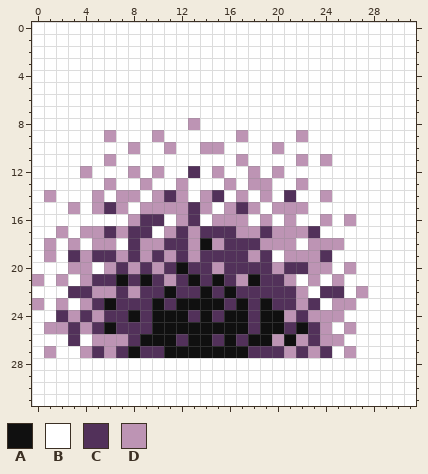
Two states of a pixel-art sprite, graphics/pokemon/gastly/back.png. This is how it looked before the edit.
The file is 64x64 pixels, drawn in blocks of 2x2; one block is one cell here.
Palette (. is transparent): A #101010  B #ffffff  C #52315a  D #bd94b4
Pixels before, first column x 0:
 0 BBBBBBBBBBBBBBBBBBBBBBBBBBBBBBBB
 1 BBBBBBBBBBBBBBBBBBBBBBBBBBBBBBBB
 2 BBBBBBBBBBBBBBBBBBBBBBBBBBBBBBBB
 3 BBBBBBBBBBBBBBBBBBBBBBBBBBBBBBBB
 4 BBBBBBBBBBBBBBBBBBBBBBBBBBBBBBBB
 5 BBBBBBBBBBBBBBBBBBBBBBBBBBBBBBBB
 6 BBBBBBBBBBBBBBBBBBBBBBBBBBBBBBBB
 7 BBBBBBBBBBBBBBBBBBBBBBBBBBBBBBBB
 8 BBBBBBBBBBBBBDBBBBBBBBBBBBBBBBBB
 9 BBBBBBDBBBDBBBBBBDBBBBDBBBBBBBBB
10 BBBBBBBBDBBDBBDDBBBBDBBBBBBBBBBB
11 BBBBBBDBBBBBBBBBBDBBBBDBDBBBBBBB
12 BBBBDBBBDBDBBCBDBBDBDBBBBBBBBBBB
13 BBBBBBDBBDBBDBBBDBDDBBDBBBBBBBBB
14 BDBBBDBDDBDCDBDCBDBDBCBBDBBBBBBB
15 BBBDBDCDBDDDDCDBDCDBDDDBBBBBBBBB
16 BBBBBBBBDCCBDCBDDDBDBDBBDBDBBBBB
17 BBDBDDCDCCBDCDCCCDDCDDDCBBBBBBBB
18 BDBDBDDBCDDCCDADCCCDDDBDDDBBBBBB
19 BDBCDCCDCDCDCDCCCCDCBDDDCBBBBBBB
20 BBBDDBDCDCDCACCDCCCCDCCDDBDBBBBB
21 DBDBDCCACACDCACACDACCDBDBDBBBBBB
22 BBBCCDDCDCCACCACACCCCCDBCCBDBBBB
23 DBDBDCACCCACAAAACACACCDCBDDBBBBB
24 BBCDCDCCACAAACACAACAADCDDDBBBBBB
25 BDDCDCACCCAAAAAAAACAACACDBDBBBBB
26 BBBCBDDDCAAACAACACAADADCDDBBBBBB
27 BDBBDCDCACCAAAAAAACCCDCDCBDBBBBB
28 BBBBBBBBBBBBBBBBBBBBBBBBBBBBBBBB
29 BBBBBBBBBBBBBBBBBBBBBBBBBBBBBBBB
30 BBBBBBBBBBBBBBBBBBBBBBBBBBBBBBBB
31 BBBBBBBBBBBBBBBBBBBBBBBBBBBBBBBB
Once edited:
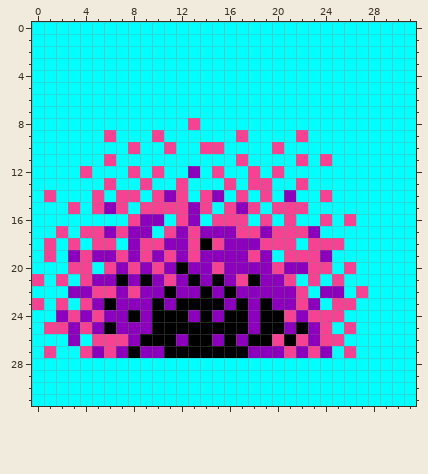
Difference:
colour A: #101010 -> #000000
colour B: #ffffff -> #00ffff
colour C: #52315a -> #8c00bd
colour D: #bd94b4 -> #f74293
